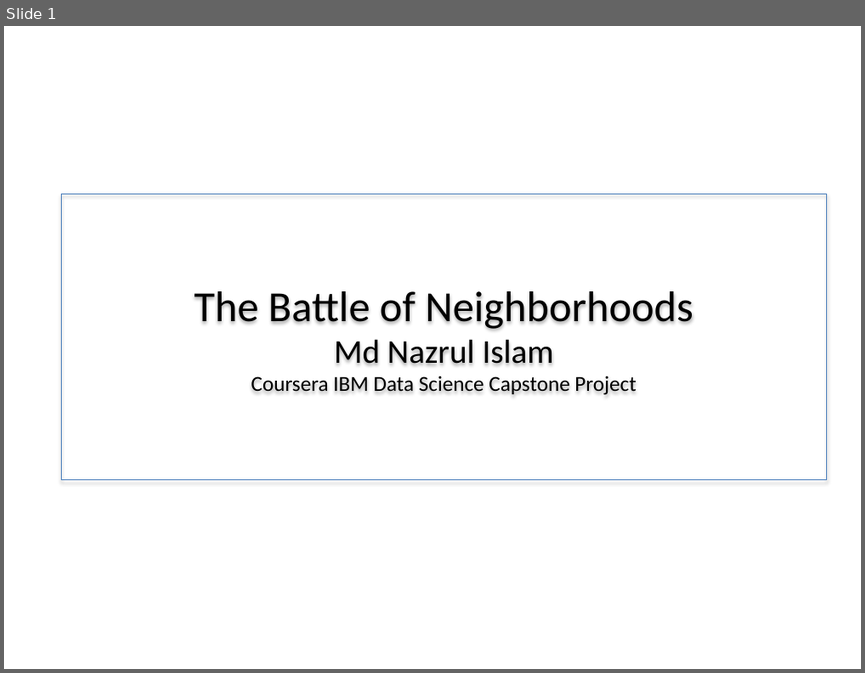
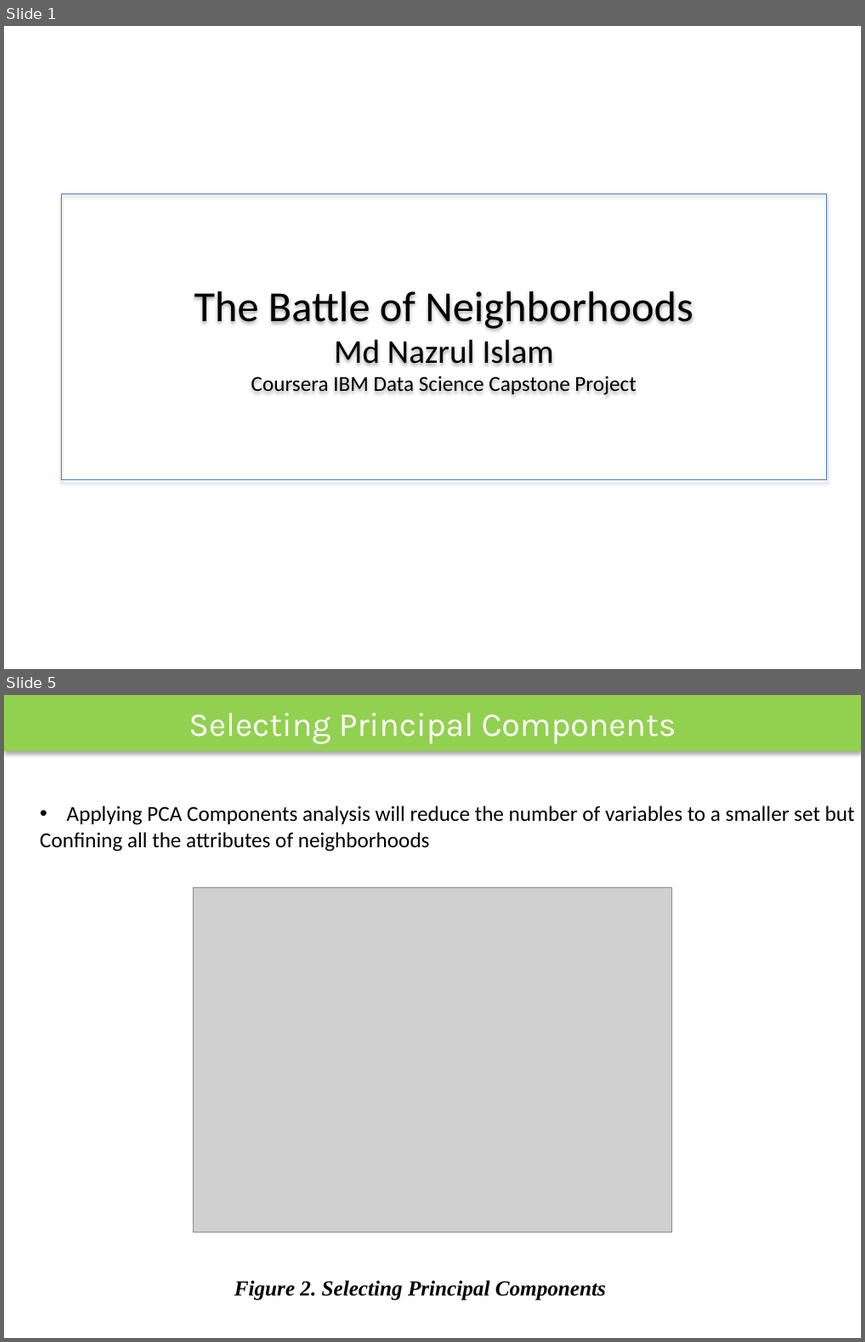
Before and after one commit to nazrulcse2k/data_science_nazrul, a slide deck: The Battle of Neighborhoods.pptx. Shown one above the other, each under a label of ours: slide 1 before the commit, slides 1 and 5 after it; the slides between them are not shown. The pictures are 865x673 and 865x1342 pixels, drawn with LibreOffice and Linux fonts; fonts in the diff are those of the drawing; grey boxes stand for pictures. Boxes give left, top, right and bottom in pixels: in the first picture for what was removed or moved away, otherwise in the second. Text is boxed around its words. In the diff, an @@ line names an element or a change of style, - is before the commit and + after.

```diff
--- a/The Battle of Neighborhoods.pptx
+++ b/The Battle of Neighborhoods.pptx
@@ slide 5 added at (4, 695, 861, 1338), background #FFFFFF @@
@@ rectangle added at (4, 695, 861, 752), fill #92D050, 28 pt, text #FFFFFF @@
+Selecting Principal Components
@@ text added at (40, 805, 855, 851), 18 pt, text #000000 @@
+• Applying PCA Components analysis will reduce the number of variables to a smaller set but
+Confining all the attributes of neighborhoods
@@ picture added at (194, 888, 671, 1231) @@
@@ text added at (234, 1280, 606, 1300), 18 pt, text #000000, bold, italic @@
+Figure 2. Selecting Principal Components
```
Also in this commit, not shown: 5 slides changed, 5 other slides added, 3 other files.
